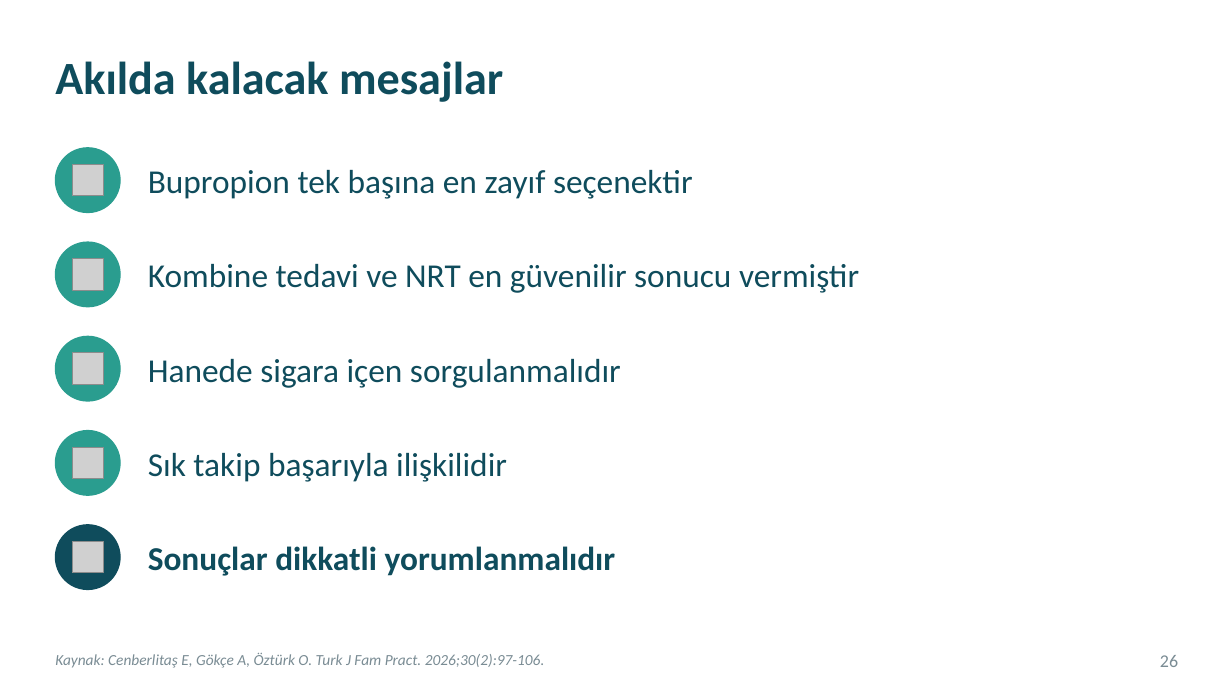
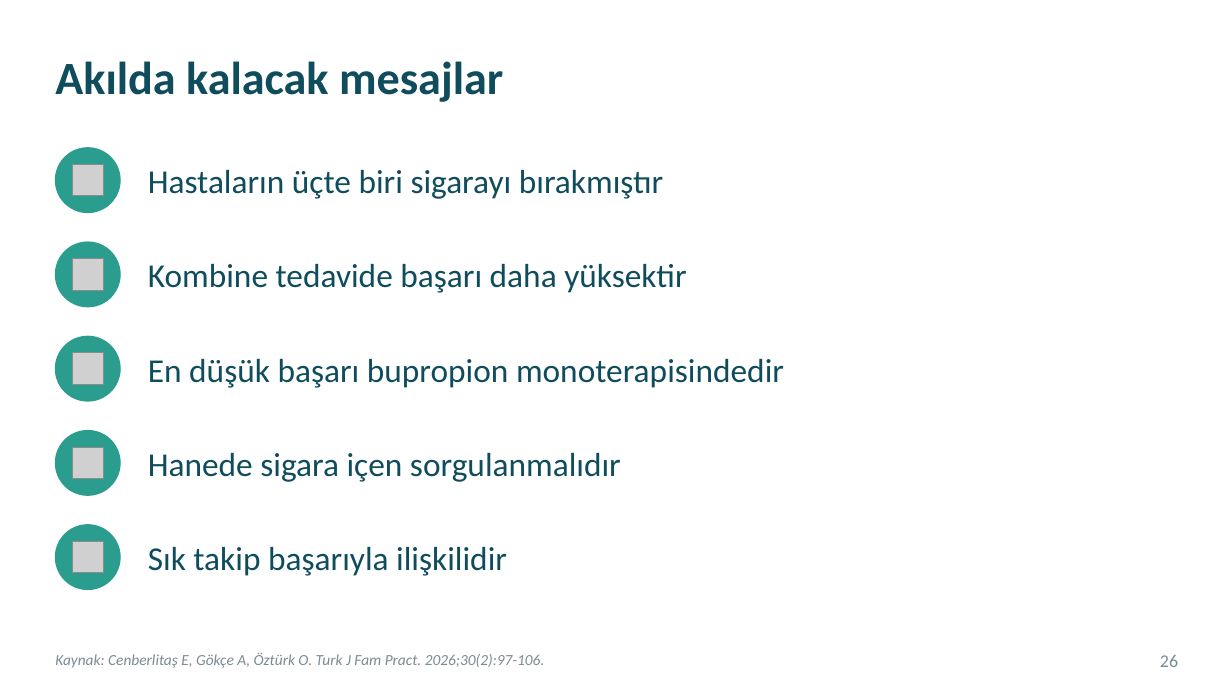
Before and after one commit to kiranahmet/Claude, a slide deck: slide 26 of Sunumlar/Makale_Sunumu_Sigara_Birakma.pptx. Drawn at 1232x693 pixels with LibreOffice and Linux fonts; fonts in the diff are those of the drawing; grey boxes stand for pictures. Boxes give left, top, right and bottom in pixels: in the first picture for what was removed or moved away, otherwise in the second. Text is boxed around its words. In the diff, an @@ line names an element or a change of style, - is before the commit and + after.

```diff
--- a/Sunumlar/Makale_Sunumu_Sigara_Birakma.pptx
+++ b/Sunumlar/Makale_Sunumu_Sigara_Birakma.pptx
@@ text at [148,170,663,199]: text changed @@
-Bupropion tek başına en zayıf seçenektir
+Hastaların üçte biri sigarayı bırakmıştır
@@ text at [148,264,686,293]: text changed @@
-Kombine tedavi ve NRT en güvenilir sonucu vermiştir
+Kombine tedavide başarı daha yüksektir
@@ text added at [148,359,784,388], 26 pt, text #0F4C5C @@
+En düşük başarı bupropion monoterapisindedir
@@ text "Hanede sigara içen sorgulanmalıdır": place and size @@
-text "Hanede sigara içen sorgulanmalıdır" at [148,359,621,388]
+text "Hanede sigara içen sorgulanmalıdır" at [148,453,621,482]
@@ ellipse at [55,525,120,590]: fill #0F4C5C to #2A9D8F; outline #0F4C5C 1 pt to #2A9D8F 1 pt @@
@@ text "Sık takip başarıyla ilişkilidir": place and size @@
-text "Sık takip başarıyla ilişkilidir" at [148,453,507,482]
+text "Sık takip başarıyla ilişkilidir" at [148,547,507,576]
@@ text removed at [148,546,616,576] @@
-Sonuçlar dikkatli yorumlanmalıdır
```
Also in this commit, not shown: 18 other slides changed, 2 slides added, 2 slides removed, 11 other files.
